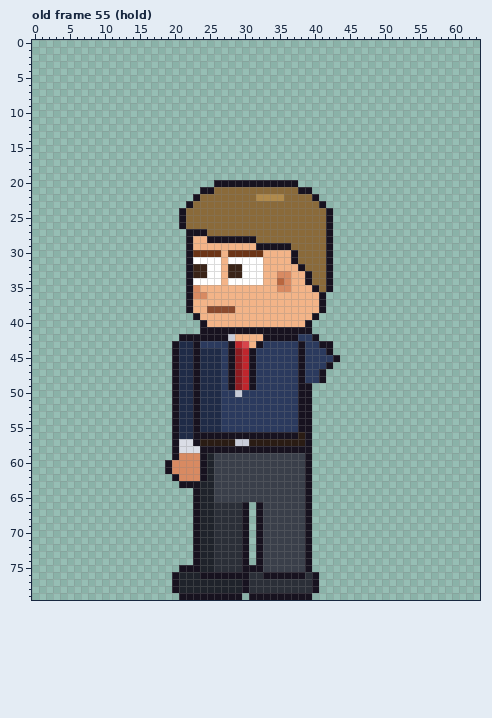
Two states of a pixel-art file, sprites/staff/sales_vic_left_anim.aseprite. The picture above was drawn from the file before the commit.
64x80 pixels, 123 frames. Colours within 5 levels of each other are drawn and written as one. Shown: old frame 55 (hold). The commit also changed other frames, which this record leaves out.
After the commit:
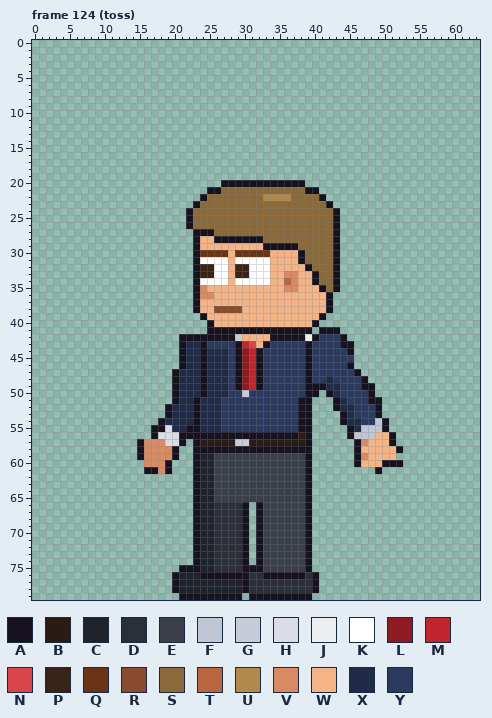
Palette (. is transparent): A #17121f  B #2a1c14  C #1f232b  D #2b2f38  E #3a3f4a  F #c0c6d4  G #c8ccd8  H #dadde6  J #eceef2  K #ffffff  L #8e1b21  M #c0262d  N #d8454b  P #3a2418  Q #6b3416  R #8a4a2e  S #8a6a3a  T #b8663f  U #b08a4c  V #d88a62  W #f3b488  X #1f2b47  Y #2b3a5e
A new or re-ordered frame is compared with the old frame closest to it.
Difference:
frames 123 -> 129
Changed rows in their new state; - is an unchanged pixel.
Frame 124 (toss) is new; against old frame 55 (hold):
first column x 15:
20 -----------.-----------A--------------
21 ---------.-A-----------S-A------------
22 --------.A-------S---U---SA-----------
23 -------.A-----------------SA----------
24 ------.A-------------------SA---------
25 ------.A-------------------SA---------
26 ------.A-------------------SA---------
27 -------.--A----------------SA---------
28 -------.A-W------A---------SA---------
29 -------.A--------W----A----SA---------
30 -------.A---QW----Q---WA---SA---------
31 -------.A---KW----K---WA---SA---------
32 -------.A-P-KW-P--K----WA--SA---------
33 -------.A-P-KW-P--K-W-V-WA-SA---------
34 -------.A---KW----K-WTV-WA-SA---------
35 -------.AV----------W-V--WASA---------
36 -------.A-V---------------WA----------
37 -------.A-----------------WA----------
38 -------.A-W---R-----------WA----------
39 --------.A---------------WA-----------
40 ---------.A-------------WA------------
41 ---------.----------------AAA---------
42 -------------AG---W----AJ-YYYA--------
43 -----.A-XA---YAMNWA----YA-YYYAA-------
44 -----.A-XA--XYALMA-----YA--YYYA-------
45 -----.A-XA--XYALMA-----YA---YYY-------
46 -----.A-XA--XYALMA-----YA--YYYA-------
47 --------XA--XYALMA-----YA-YYYYYA------
48 --------XA--XYALMA-----YA-YXYYYYA-----
49 --------XA--XYALMA-----Y-AAXXYYYAA----
50 --------XA--X-YG-------Y-A-AXYYYYA----
51 ----------------------------AXYYYAA---
52 ----AX----------------------AXXYYYA---
53 ----AX-----------------------AXYYYA---
54 ---AXX-----------------------AXXYYFA--
55 --AAHX-A----------------------AXFFFA--
56 --AHHHAA----------------------AFFFWWA-
57 AVVVHHA.-----------------------AVWWWA-
58 AVVVV-..A----------------------AWWWWWA
59 AVVVV-..AC---------------------AVWWWW-
60 -VVV-...AC---------------------AWWWAAA
61 -AAV-...AC------------------------A---
62 -----...AC----------------------------
63 ------..------------------------------
Pixel boxes of the changes (left, top, right, bottom) in both pictures:
changed: (137, 180, 403, 488)
